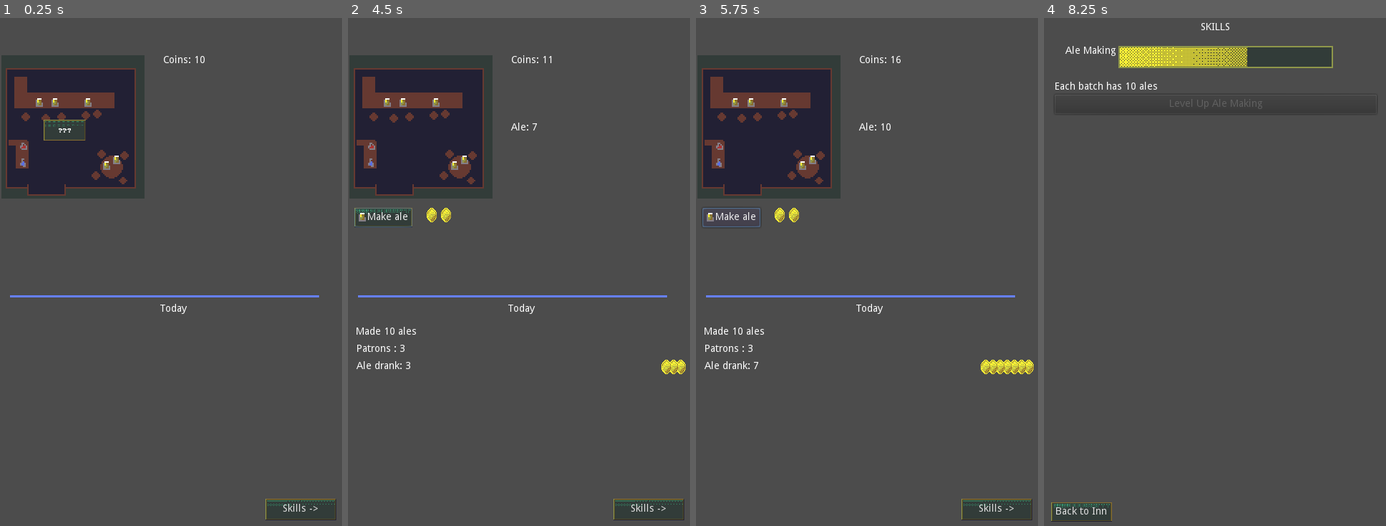
Above: before the commit, frames 1-4 (left to right).
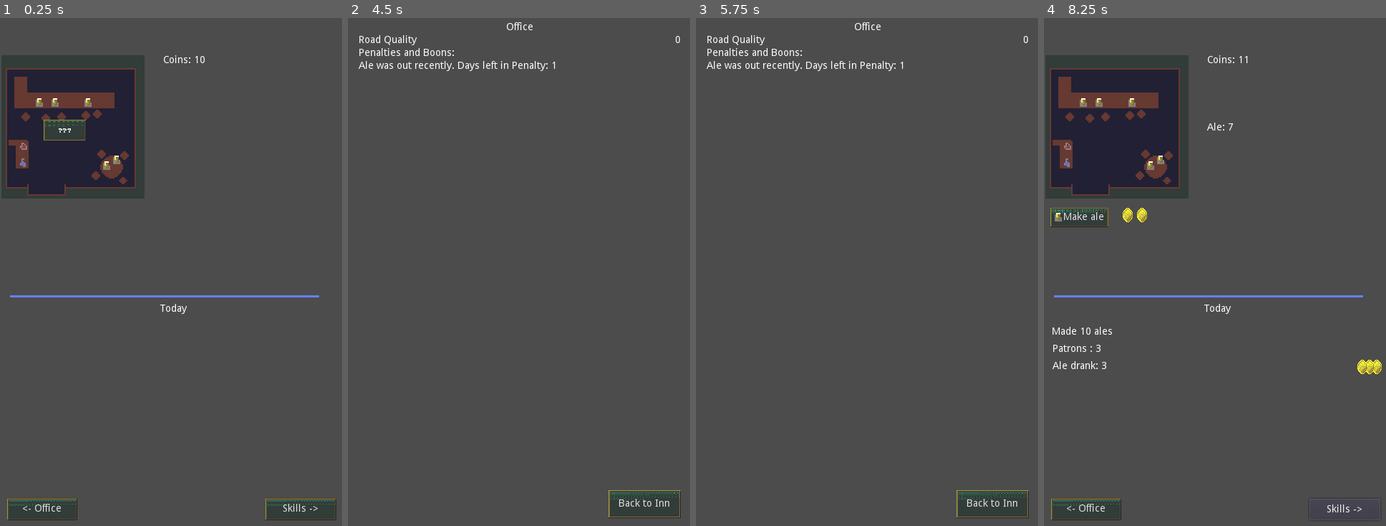
Above: after the commit, the same moments.

Repository: RoxT/InnKeeperUnlimited
Game: Godot game, scene res://Inn.tscn
The game is run twice, just before and just after one commit, with the same random seed, the same clock (stepped at 60 frames per second) and the same inputs.
Inputs (mouse positions are in pixels of both pictures, inside the frame that each line leads up to):
- Up to frame 1 (0.25 s): no input
- Up to frame 2 (4.5 s): click "Skills ->" at 0.5 s; click "Back to Inn" at 1.25 s; click (412, 129) at 2 s; click "Next" at 2.75 s; click "Make ale" at 3.5 s; click (389, 510) at 4.25 s, where only the run after the commit has a clickable "<- Office"
- Up to frame 3 (5.75 s): click (730, 216) at 5 s, where only the run before the commit has a clickable "Make ale"
- Up to frame 4 (8.25 s): click (1344, 510) at 5.75 s, where only the run before the commit has a clickable "Skills ->"; click (1085, 510) at 6.5 s, where only the run after the commit has a clickable "<- Office"; click (1078, 216) at 7.25 s, where only the run before the commit has a clickable "Make ale"; click (1344, 510) at 8 s, where only the run before the commit has a clickable "Skills ->"

The runs differ from the first frame. In frame 1, 0.8% of the frame differs, in the area x 2-23%, y 94-99%; in frame 2, 15%; in frame 3, 15%; in frame 4, 16%, in the area x 0-99%, y 0-100%.

Commit message:
office

Diff:
--- a/project/DialogScene.tscn
+++ b/project/DialogScene.tscn
@@ -3,7 +3,7 @@
 [ext_resource path="res://resources/tinier.tres" type="DynamicFont" id=1]
 [ext_resource path="res://resources/tiny2.tres" type="DynamicFont" id=2]
 [ext_resource path="res://resources/tinierBold.tres" type="DynamicFont" id=3]
-[ext_resource path="res://scripts/DialogScene.gd" type="Script" id=4]
+[ext_resource path="res://scripts/scenes/DialogScene.gd" type="Script" id=4]
 [ext_resource path="res://resources/new_theme.tres" type="Theme" id=5]
 
 [node name="Dialog" type="Control"]
--- a/project/Inn.tscn
+++ b/project/Inn.tscn
@@ -1,7 +1,7 @@
 [gd_scene load_steps=12 format=2]
 
 [ext_resource path="res://scripts/SceneController.gd" type="Script" id=1]
-[ext_resource path="res://Inn.gd" type="Script" id=2]
+[ext_resource path="res://scripts/scenes/Inn.gd" type="Script" id=2]
 [ext_resource path="res://textures/inn_potions.png" type="Texture" id=3]
 [ext_resource path="res://textures/potion.png" type="Texture" id=4]
 [ext_resource path="res://textures/slime.png" type="Texture" id=5]
@@ -86,6 +86,15 @@
 margin_bottom = -10.0
 text = "Skills ->"
 
+[node name="OfficeBtn" type="Button" parent="Inn/buttons"]
+anchor_top = 1.0
+anchor_bottom = 1.0
+margin_left = 10.0
+margin_top = -40.0
+margin_right = 108.0
+margin_bottom = -10.0
+text = "<- Office"
+
 [node name="stock" type="CanvasLayer" parent="Inn"]
 
 [node name="coins" type="Label" parent="Inn/stock"]
@@ -195,4 +204,5 @@
 [connection signal="pressed" from="Inn/buttons/potion" to="Inn" method="_on_potion_pressed"]
 [connection signal="pressed" from="Inn/buttons/rest" to="Inn" method="_on_rest_pressed"]
 [connection signal="pressed" from="Inn/buttons/SkillsBtn" to="." method="_on_SkillsBtn_pressed"]
+[connection signal="pressed" from="Inn/buttons/OfficeBtn" to="." method="_on_OfficeBtn_pressed"]
 [connection signal="pressed" from="Inn/DialogBtn" to="." method="_on_DialogBtn_pressed"]
--- /dev/null
+++ b/project/Office.tscn
@@ -0,0 +1,67 @@
+[gd_scene load_steps=2 format=2]
+
+[ext_resource path="res://scripts/scenes/Office.gd" type="Script" id=1]
+
+[node name="Office" type="Node2D"]
+script = ExtResource( 1 )
+
+[node name="MarginContainer" type="MarginContainer" parent="."]
+anchor_right = 1.0
+anchor_bottom = 1.0
+margin_right = 480.0
+margin_bottom = 722.0
+
+[node name="HBoxContainer" type="VBoxContainer" parent="MarginContainer"]
+margin_left = 15.0
+margin_top = 15.0
+margin_right = 465.0
+margin_bottom = 707.0
+
+[node name="Title" type="Label" parent="MarginContainer/HBoxContainer"]
+margin_right = 450.0
+margin_bottom = 14.0
+text = "Office"
+align = 1
+
+[node name="HBoxContainer" type="HBoxContainer" parent="MarginContainer/HBoxContainer"]
+margin_top = 18.0
+margin_right = 450.0
+margin_bottom = 32.0
+
+[node name="RoadLabel" type="Label" parent="MarginContainer/HBoxContainer/HBoxContainer"]
+margin_right = 85.0
+margin_bottom = 14.0
+text = "Road Quality "
+
+[node name="RoadScore" type="Label" parent="MarginContainer/HBoxContainer/HBoxContainer"]
+margin_left = 89.0
+margin_right = 450.0
+margin_bottom = 14.0
+size_flags_horizontal = 3
+text = "0/50"
+align = 2
+
+[node name="BuffsLabel" type="Label" parent="MarginContainer/HBoxContainer"]
+margin_top = 36.0
+margin_right = 450.0
+margin_bottom = 50.0
+text = "Penalties and Boons:"
+
+[node name="BuffsList" type="VBoxContainer" parent="MarginContainer/HBoxContainer"]
+margin_top = 54.0
+margin_right = 450.0
+margin_bottom = 68.0
+
+[node name="NoAleLabel" type="Label" parent="MarginContainer/HBoxContainer/BuffsList"]
+margin_right = 450.0
+margin_bottom = 14.0
+text = "No ale (fewer patrons)"
+
+[node name="BackToInn" type="Button" parent="."]
+margin_left = 364.0
+margin_top = 668.0
+margin_right = 465.0
+margin_bottom = 707.0
+text = "Back to Inn"
+
+[connection signal="pressed" from="BackToInn" to="." method="_on_BackToInn_pressed"]
--- a/project/Skills.tscn
+++ b/project/Skills.tscn
@@ -3,7 +3,7 @@
 [ext_resource path="res://resources/another.tres" type="Theme" id=1]
 [ext_resource path="res://textures/progress_fg.png" type="Texture" id=2]
 [ext_resource path="res://textures/progress_bg.png" type="Texture" id=3]
-[ext_resource path="res://scripts/Skills.gd" type="Script" id=4]
+[ext_resource path="res://scripts/scenes/Skills.gd" type="Script" id=4]
 
 [node name="Skills" type="Control"]
 anchor_right = 1.0
--- a/project/scripts/SceneController.gd
+++ b/project/scripts/SceneController.gd
@@ -2,25 +2,43 @@
 
 onready var inn := $Inn
 onready var dialog:Node =  preload("res://DialogScene.tscn").instance()
-onready var skills: = preload("res://Skills.tscn").instance()
+onready var skills := preload("res://Skills.tscn").instance()
+onready var office := preload("res://Office.tscn").instance()
+
+var active_scene:Node
 
 # Called when the node enters the scene tree for the first time.
 func _ready() -> void:
 	dialog.connect("dialog_finished", self, "on_dialog_finished")
 	skills.connect("back_to_inn", self, "_on_back_to_inn")
+	office.connect("back_to_inn", self, "_on_back_to_inn")
 	inn.connect("made_ale", self, "_on_made_ale")
+	inn.connect("time_passed", self, "_on_time_passed")
+	inn.connect("no_ale", self, "on_no_ale")
 
 func _on_made_ale():
 	skills.ale_making._skill_up()
 
+func _on_time_passed():
+	S.ale_penalty = (S.ale_penalty-1) or 0
+
+func on_no_ale():
+	S.ale_penalty = 10
+
 func _on_back_to_inn():
-	remove_child(skills)
+	remove_child(active_scene)
 	inn.ale_batch = skills.ale_making.level + 10
 	add_child(inn)
 
 func _on_SkillsBtn_pressed():
 	remove_child(inn)
+	active_scene = skills
 	add_child(skills)
+
+func _on_OfficeBtn_pressed() -> void:
+	remove_child(inn)
+	active_scene = office
+	add_child(office)
 
 func on_dialog_finished():
 	remove_child(dialog)
@@ -34,4 +52,4 @@
 	inn.get_node("DialogBtn").visible = false
 	remove_child(inn)
 	add_child(dialog)
-	dialog.request_ready()
+	dialog.show_text()
--- a/project/scripts/Stats.gd
+++ b/project/scripts/Stats.gd
@@ -15,6 +15,9 @@
 var has_ale := false
 var has_slimes := false
 var has_potions := false
+var ale_penalty := 0
+
+var road_quality := 0
 
 
 # Called when the node enters the scene tree for the first time.
--- a/project/scripts/DialogScene.gd
+++ b/project/scripts/scenes/DialogScene.gd
@@ -35,7 +35,7 @@
 
 func show_text():
 	var label = tiny as RichTextLabel
-	label.bbcode_text = (events[current][page])
+	label.bbcode_text = (events[S.current_event][page])
 
 
 func show_debug_text():
@@ -45,8 +45,9 @@
 
 func _on_Next_pressed() -> void:
 	page += 1
-	if page < events[current].size():
+	if page < events[S.current_event].size():
 		show_text()
 	else:
+		page = 0
 		S.current_event += 1
 		emit_signal("dialog_finished")
--- a/project/Inn.gd
+++ b/project/scripts/scenes/Inn.gd
@@ -23,6 +23,8 @@
 var ale_batch := 10
 
 signal made_ale
+signal time_passed
+signal no_ale
 
 # Called when the node enters the scene tree for the first time.
 func _ready():
@@ -51,9 +53,26 @@
 	var ale_drank = 0
 	var potions_bought = 0
 	var slimes_brought = 0
+	var patrons_delta = 0
+
+	if S.road_quality > 0:
+		#Random number of new patrons, most likely 1 if # is lower than road quality
+		#Affected by penalties and boons
+		var direction = 1 if patrons <=  S.road_quality else 0
+
+
+		patrons_delta = round (rng.randfn(direction, 3))
+		patrons = max(patrons + patrons_delta, 0)
+		$today/Patrons.text = "Patrons: " + str(patrons)
+
 	if S.has_ale:
 		#Random int of ale drank most likely the number of patrons, min 0
-		ale_drank = clamp(round (rng.randfn(patrons, 3)), 0, ale)
+		if patrons == 0:
+			ale_drank = 0
+		else:
+			var ale_desired = round (rng.randfn(patrons, 3))
+			if ale_desired > ale: emit_signal("no_ale")
+			ale_drank = clamp(ale_desired, 0, ale)
 		ale -= ale_drank
 		coins += ale_drank
 		$today/Ale.text = "Ale drank: " + str(ale_drank)
@@ -86,6 +105,7 @@
 		adjust_children(slimes_brought*2, $today/Slimes/Pos_Coins, coin_minus)
 		adjust_children(slimes_brought, $today/Slimes/Pos_Slimes, slime)
 		total_slimes += slimes_brought
+		S.road_quality = min(S.road_quality + slimes_brought, 25)
 		$stock/slimes.text = "Slimes: " + str(slimes)
 		if !S.has_potions && slimes > 70:
 			$DialogBtn.visible = true
@@ -94,11 +114,15 @@
 		hp -= 1
 		$stock/hp.text = "HP: " + str(hp)
 
+
+
 	$buttons/ale.disabled = coins <= 1 || (S.has_rest && hp <= 0)
 	$buttons/potion.disabled = coins <= 0 || slimes <= 1 || hp <= 0
 	$stock/coins.text = "Coins: " + str(coins)
 
-	print("average ale: " + str(round(total_ale/turns)) + " potions: " + str(round(total_potions/turns)) + " slimes: " + str(round(total_slimes/turns)))
+	print("average ale: " + str(round(total_ale/turns)) + " potions: " + str(round(total_potions/turns)) + " slimes: " + str(round(total_slimes/turns)) + " patrons_delta: " + str(patrons_delta))
+
+	emit_signal("time_passed")
 
 func adjust_children(amt:int, node: Position2D, tex:Texture):
 	var current := node.get_child_count()
--- /dev/null
+++ b/project/scripts/scenes/Office.gd
@@ -0,0 +1,30 @@
+extends Node2D
+
+onready var road_score := $MarginContainer/HBoxContainer/HBoxContainer/RoadScore
+onready var no_ale_label := $MarginContainer/HBoxContainer/BuffsList/NoAleLabel
+
+const NO_ALE := "Ale was out recently. Days left in Penalty: "
+
+var loaded := false
+
+signal back_to_inn
+
+# Called when the node enters the scene tree for the first time.
+func _ready() -> void:
+	init()
+	loaded = true
+
+func _enter_tree() -> void:
+	if loaded: init()
+
+func _on_BackToInn_pressed() -> void:
+	emit_signal("back_to_inn")
+
+func init():
+	road_score.text = str(S.road_quality)
+	no_ale_label.visible = S.ale_penalty > 0
+	no_ale_label.text = NO_ALE + str(S.ale_penalty)
+
+# Called every frame. 'delta' is the elapsed time since the previous frame.
+#func _process(delta: float) -> void:
+#	pass
Binary file added: project/aseprites/bar.aseprite
Renamed: project/scripts/Skills.gd -> project/scripts/scenes/Skills.gd
Not shown, added: .~lock.story.odt#
Not shown, added: story.odt
